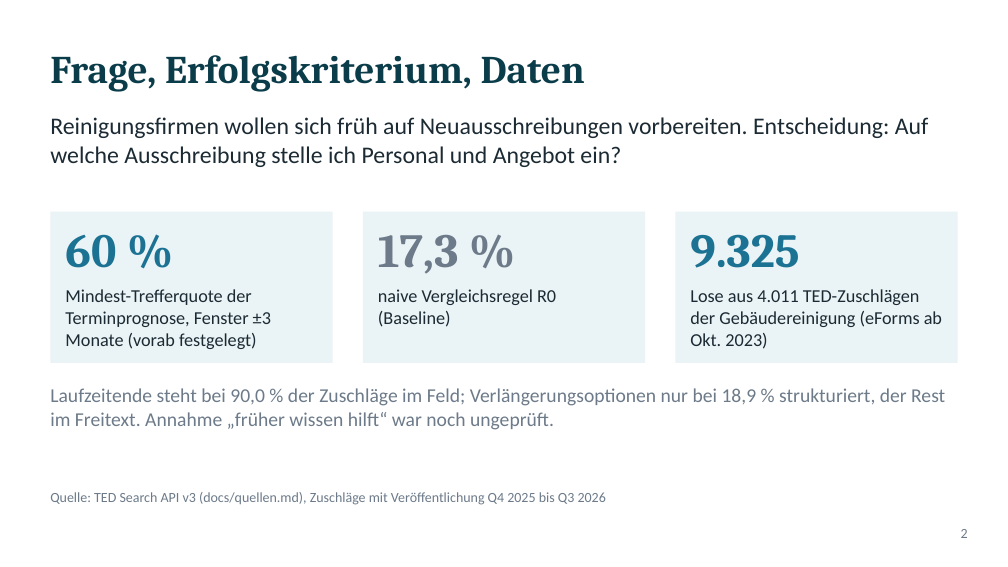
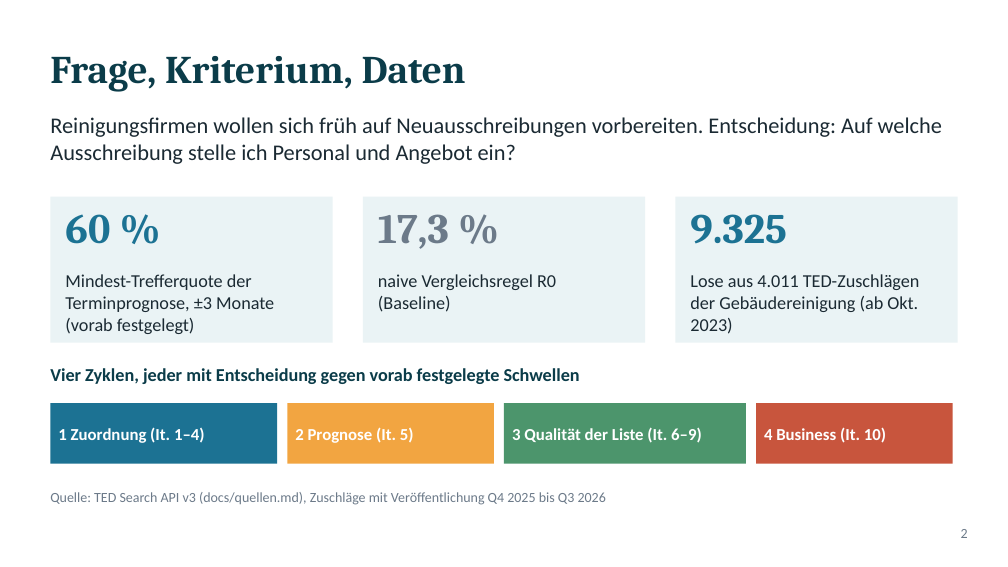
Before and after one commit to ludwigrichthammer9-web/vergabe_radar, a slide deck: slide 2 of docs/vortrag/vortrag_vergabe_radar.pptx. Drawn at 1008x567 pixels with LibreOffice and Linux fonts; fonts in the diff are those of the drawing. Boxes give left, top, right and bottom in pixels: in the first picture for what was removed or moved away, otherwise in the second. Text is boxed around its words. In the diff, an @@ line names an element or a change of style, - is before the commit and + after.

```diff
--- a/docs/vortrag/vortrag_vergabe_radar.pptx
+++ b/docs/vortrag/vortrag_vergabe_radar.pptx
@@ title at (50, 56, 466, 92): text changed @@
-Frage, Erfolgskriterium, Daten
+Frage, Kriterium, Daten
@@ text "Reinigungsfirmen wollen sich früh auf ..." at (50, 117, 942, 164): size 17 to 16 pt @@
@@ rectangle: place and size @@
-rectangle at (50, 212, 333, 363)
+rectangle at (50, 197, 333, 343)
@@ text "60 %": place and size @@
-text "60 %" at (65, 234, 116, 268)
+text "60 %" at (65, 214, 110, 244)
@@ rectangle: place and size @@
-rectangle at (363, 212, 645, 363)
+rectangle at (363, 197, 645, 343)
@@ text "17,3 %": place and size @@
-text "17,3 %" at (378, 235, 458, 273)
+text "17,3 %" at (378, 214, 449, 249)
@@ rectangle: place and size @@
-rectangle at (675, 212, 958, 363)
+rectangle at (675, 197, 958, 343)
@@ size 34 to 30 pt in 3 elements at (65, 214, 110, 244), (378, 214, 449, 249), (690, 214, 786, 244) @@
@@ text "9.325": place and size @@
-text "9.325" at (690, 234, 799, 268)
+text "9.325" at (690, 214, 786, 244)
@@ text "naive Vergleichsregel R0 (Baseline)": place and size @@
-text "naive Vergleichsregel R0 (Baseline)" at (378, 289, 556, 327)
+text "naive Vergleichsregel R0 (Baseline)" at (378, 274, 556, 312)
@@ text at (65, 274, 274, 334): text changed @@
-Mindest-Trefferquote der Terminprognose, Fenster ±3 Monate (vorab festgelegt)
+Mindest-Trefferquote der Terminprognose, ±3 Monate (vorab festgelegt)
@@ text at (690, 274, 920, 334): text changed @@
-Lose aus 4.011 TED-Zuschlägen der Gebäudereinigung (eForms ab Okt. 2023)
+Lose aus 4.011 TED-Zuschlägen der Gebäudereinigung (ab Okt. 2023)
@@ text removed at (50, 388, 945, 430) @@
-Laufzeitende steht bei 90,0 % der Zuschläge im Feld; Verlängerungsoptionen nur bei 18,9 % strukturiert, der Rest im Freitext. Annahme „früher wissen hilft“ war noch ungeprüft.
@@ text added at (50, 368, 580, 384), 13 pt, text #0B3C49, bold @@
+Vier Zyklen, jeder mit Entscheidung gegen vorab festgelegte Schwellen
@@ rectangle added at (50, 403, 277, 464), fill #1C7293 @@
@@ rectangle added at (287, 403, 494, 464), fill #F2A541 @@
@@ rectangle added at (504, 403, 746, 464), fill #4C956C @@
@@ rectangle added at (756, 403, 953, 464), fill #C8553D @@
@@ text added at (58, 427, 205, 443), 12 pt, text #FFFFFF, bold @@
+1 Zuordnung (It. 1–4)
@@ text added at (295, 427, 414, 443), 12 pt, text #FFFFFF, bold @@
+2 Prognose (It. 5)
@@ text added at (512, 428, 702, 443), 12 pt, text #FFFFFF, bold @@
+3 Qualität der Liste (It. 6–9)
@@ text added at (764, 427, 886, 443), 12 pt, text #FFFFFF, bold @@
+4 Business (It. 10)
```
Also in this commit, not shown: 7 other slides changed, 3 slides added, 3 slides removed, 1 other file.
